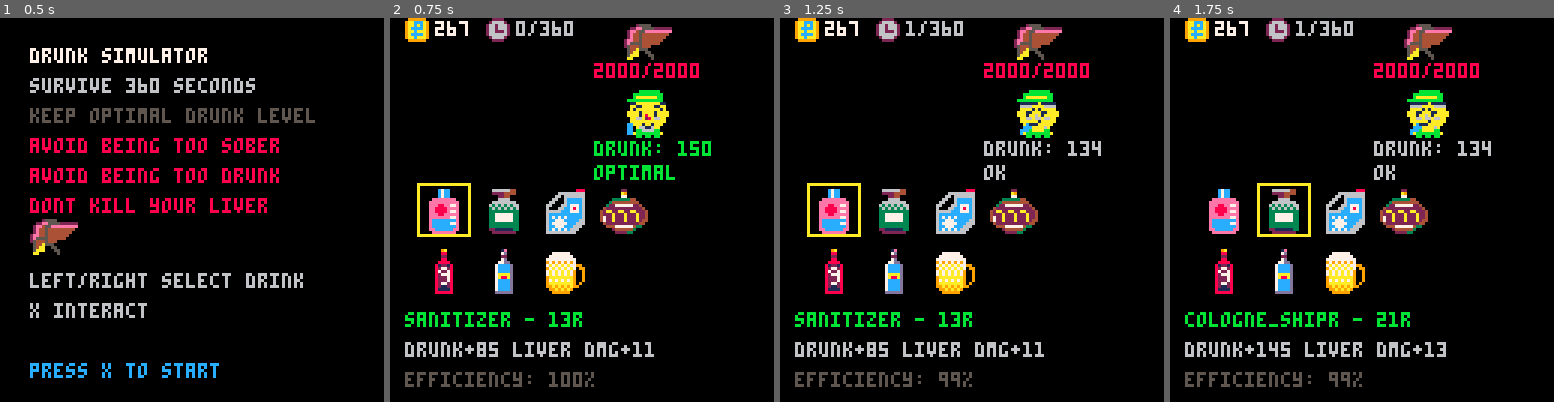
Above: before the commit, frames 1-4 (left to right).
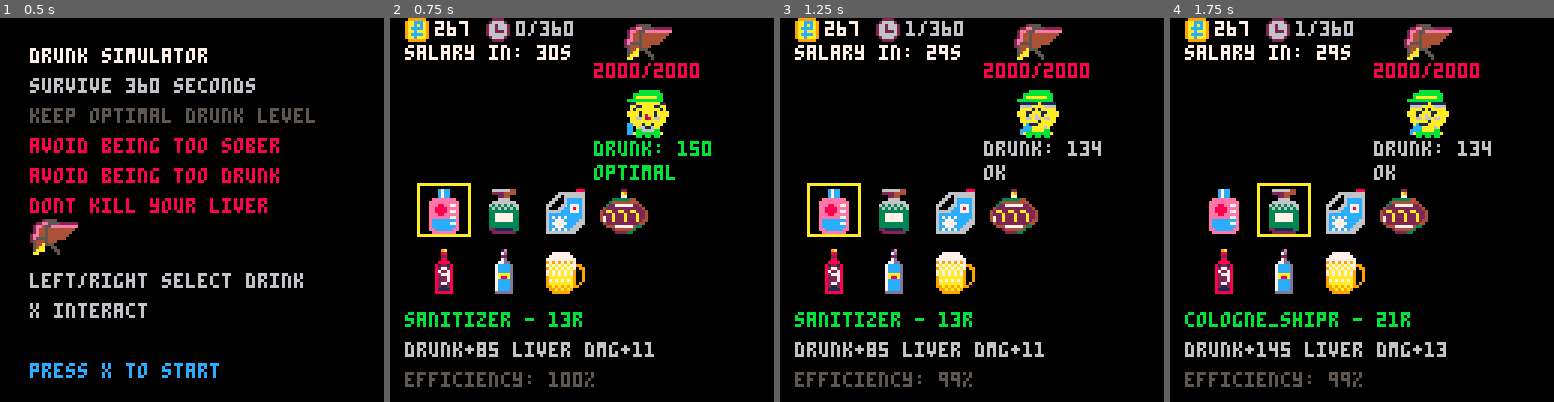
Above: after the commit, the same moments.

Repository: fritzlolpro/picopico
Game: PICO-8 cartridge carts/drunk.p8
Two runs of this game, one before a commit and one after it. Both use one fixed random seed, a clock stepped at 60 frames per second and the inputs below.
Inputs:
- Up to frame 1 (0.5 s): no input
- Up to frame 2 (0.75 s): tap O (Z key) at 0.7 s
- Up to frame 3 (1.25 s): no input
- Up to frame 4 (1.75 s): hold Right from 1.6 s (still down); tap O (Z key) at 1.7 s

Frame 1 is identical in both runs. In frame 2, 0.7% of the frame differs, in the area x 3-47%, y 7-11%; in frame 3, 0.7%; in frame 4, 0.7%.

Commit message:
add time to salary

Diff:
--- a/carts/drunk.p8
+++ b/carts/drunk.p8
@@ -888,6 +888,10 @@
     local money_id = 52
     spr(money_id, 5, first_row_sprite_y)
     print(money, 15, first_row_text_y, 7)
+
+    -- Salary countdown
+    local time_to_salary = salary_frequency - (total_seconds % salary_frequency)
+    print("salary in: " .. time_to_salary .. "s", 5, first_row_text_y + 8, 7)
 
     local time_id = 54
     spr(time_id, 32, first_row_sprite_y)
